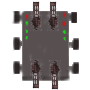
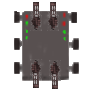
Revision of a layered 90×90 image; what changed, layer by layer:
removed layer "Transformation" over [11, 1, 72, 90]
painted on "Background" over [11, 1, 72, 90]
